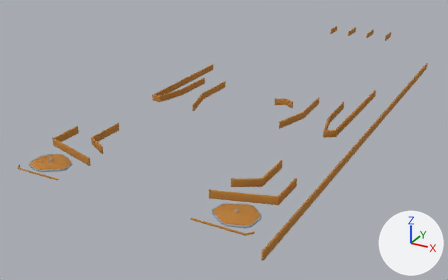
What one commit did to the COLLADA model Art/Models/premium/meridian-walls.dae.
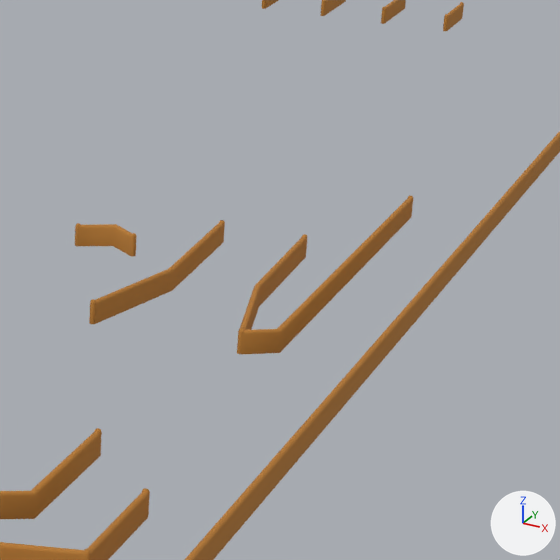
Each version appears first whole from a 50 mm lens placed at (0.9, -2.2, 0.79), pointed at (-0.16, -0.28, -0.17), and next in a close-up on the part from 56% to 94% of the width and 11% to 71% of the height. The axes (+X, +Y, +Z) are drawn at lower right. The lights are the same throughout. The older version's two pictures come first. Vertices at exactly the same position are counted once.

The first close-up shows 'accent'.
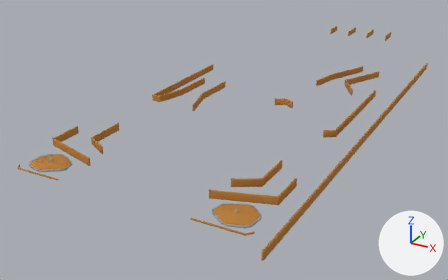
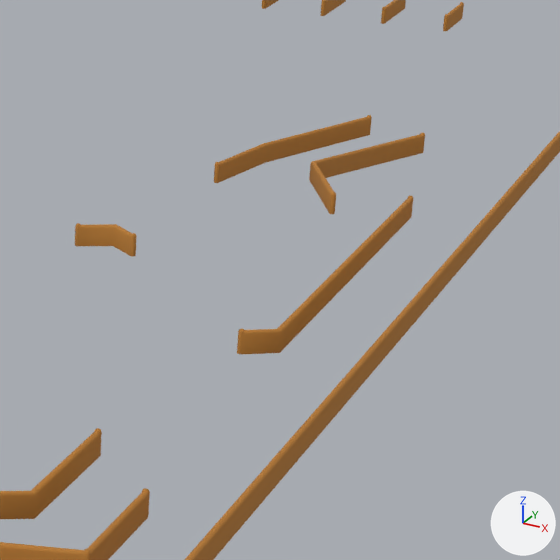
The change, as a list of edits to the scene's bpy script:
```text
Change me_accent:
    used by ob_accent; location = (0.0, 0.0, 0.0)
    remove me_accent.from_pydata(...)  # 2073 vertices, 3020 faces; spans x -0.42..0.43, y -1.16..0.96, z 0.0..0.03
    add me_accent.from_pydata(...)  # 2122 vertices, 3092 faces; spans x -0.42..0.43, y -1.16..0.96, z 0.0..0.03
    me_accent part 1: the loose piece of 48 vertices spanning x 0.17..0.18, y -0.17..-0.16, z 0.0..0.03 is moved by (-0.08, 0.19, 0.0)
    me_accent part 2: the loose piece of 48 vertices spanning x 0.14..0.15, y -0.45..-0.44, z 0.0..0.03 is moved by (0.11, 0.43, 0.0)
    me_accent part 3: a new loose piece of 21 vertices spanning x 0.09..0.2, y 0.03..0.3, z 0.0..0.02, in mat_accent (orange #b87a30)
    me_accent part 4: a new loose piece of 21 vertices spanning x 0.19..0.28, y -0.01..0.26, z 0.0..0.02, in mat_accent (orange #b87a30)
    me_accent part 5: the loose piece of 21 vertices spanning x 0.14..0.18, y -0.44..-0.16, z 0.0..0.02 is deleted
    me_accent part 6
    20 vertices are removed from x 0.26..0.3, y -0.44..-0.16, z 0.0..0.02
    24 faces are deleted
    other edits to the shape of me_accent do not show in these pictures
```

Boxes [x1, y1, x2, y2] around the edits, measured in the close-ups (560 x 560 px; the box of a moved part takes in the faces that stretch with it):
part 1 of me_accent, moved or reshaped: before [219, 220, 225, 242]; after [214, 162, 220, 183]
part 2 of me_accent, moved or reshaped: before [89, 299, 96, 324]; after [329, 192, 336, 214]
part 3 of me_accent, added (orange): after [219, 117, 371, 182]
part 4 of me_accent, added (orange): after [309, 134, 424, 212]
part 5 of me_accent, deleted (orange): before [95, 222, 225, 324]
part 6 of me_accent, deleted (orange): before [240, 237, 307, 330]
